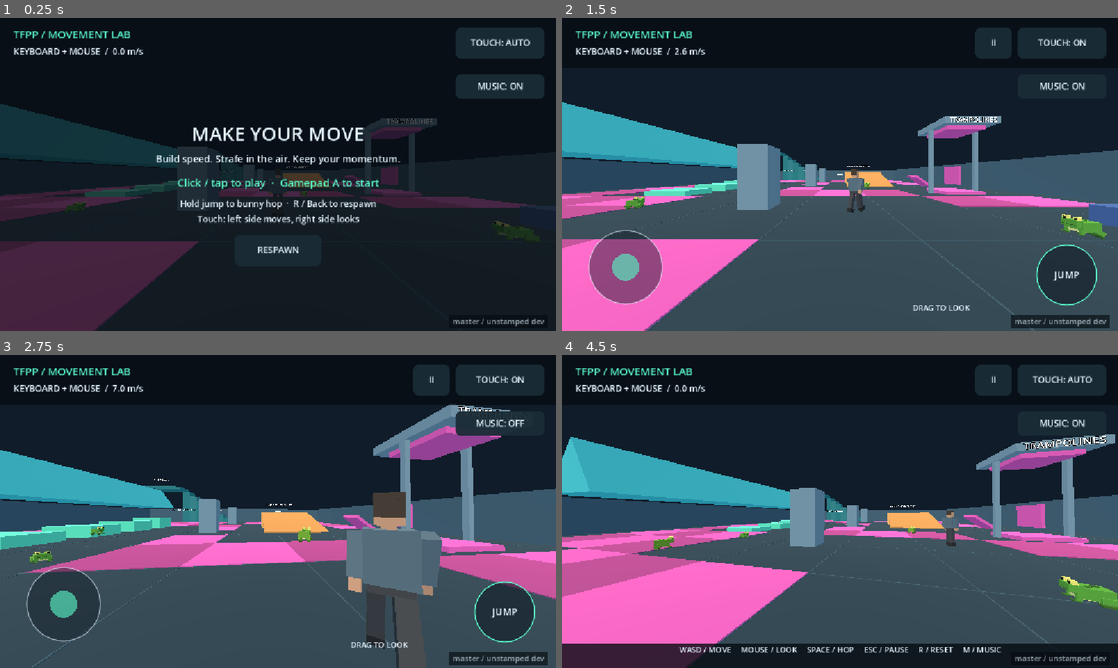
Above: before the commit, frames 1-4 (two rows, left to right).
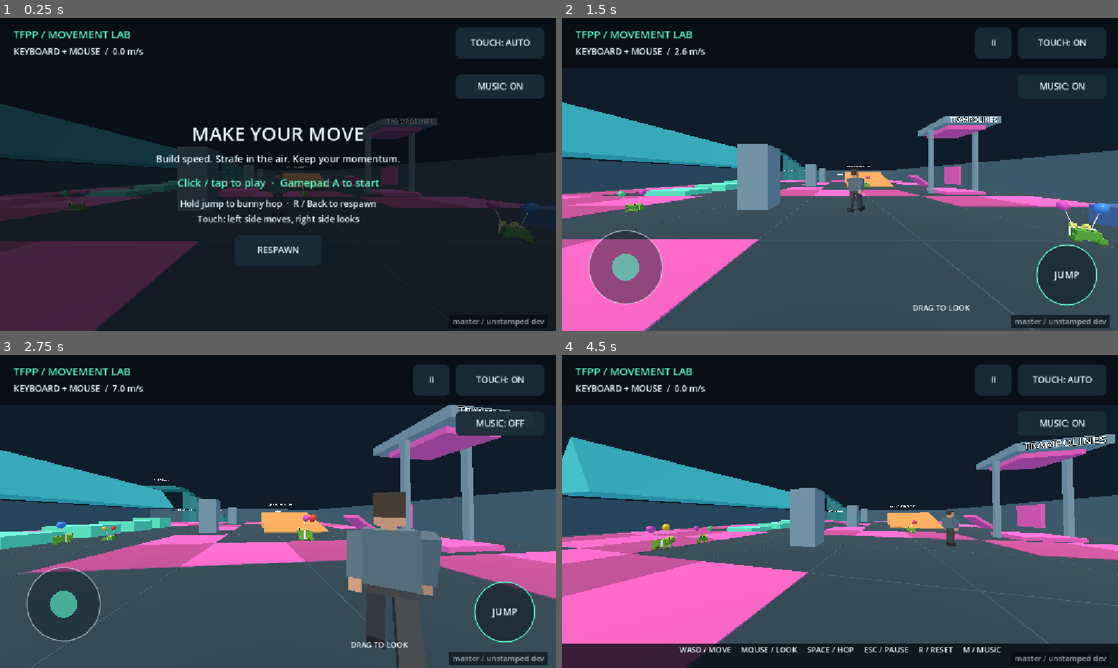
Above: after the commit, the same moments.

Repository: jefuhr/game
Game: Godot game, scene res://scenes/main.tscn
Same seed, same stepped clock (60 frames per second), same inputs: the game is played once before the commit and once after it.
Inputs (mouse positions are in pixels of both pictures, inside the frame that each line leads up to):
- Up to frame 1 (0.25 s): no input
- Up to frame 2 (1.5 s): tap Enter at 0.5 s; move the mouse to (962, 158) at 0.52 s; hold D (move_right) 0.53-1.28 s; tap T at 0.6 s; click (962, 158) at 0.67 s; tap Space (jump) at 0.77 s; move the mouse to (812, 174) at 1.27 s; hold W (move_forward) from 1.28 s (still down); tap R at 1.35 s
- Up to frame 3 (2.75 s): keep holding W (move_forward); tap Space (jump) at 1.52 s; move the mouse to (289, 505) at 2.02 s; tap M at 2.1 s
- Up to frame 4 (4.5 s): keep holding W (move_forward); move the mouse to (834, 517) at 2.77 s; tap T at 2.85 s; click (834, 517) at 2.92 s; tap Space (jump) at 3.02, 3.77 s; move the mouse to (878, 514) at 3.52 s; tap R at 3.6 s; move the mouse to (795, 508) at 4.27 s; tap M at 4.35 s

The runs differ from the first frame. In frame 1, 0.2% of the frame differs, in the area x 11-97%, y 53-71%; in frame 2, 0.8%; in frame 3, 0.5%; in frame 4, 0.9%, in the area x 15-100%, y 52-82%.

Commit message:
I gave every frog a necklace with two balloons. All 10 frogs get it automatically because the frog body is built in code in `scripts/frog.gd`. I haven't run the game, so none of th

Diff:
--- a/scripts/frog.gd
+++ b/scripts/frog.gd
@@ -23,6 +23,9 @@
 var _visual: Node3D
 var _body: Node3D
 var _back_legs: Array[Node3D] = []
+var _balloons: Array[Node3D] = []
+var _balloon_phases: Array[float] = []
+var _time := 0.0
 
 
 func _ready() -> void:
@@ -116,6 +119,16 @@
 	var kick := 0.9 if _hopping else 0.0
 	for leg in _back_legs:
 		leg.rotation.x = lerpf(leg.rotation.x, kick, delta * 14.0)
+	# Balloons bob on their strings and trail behind during a hop.
+	_time += delta
+	var trail := 0.45 if _hopping else 0.0
+	for i in _balloons.size():
+		var pivot := _balloons[i]
+		var side := signf(pivot.position.x)
+		var phase := _balloon_phases[i]
+		pivot.rotation.z = -side * 0.3 + sin(_time * 1.7 + phase) * 0.08
+		var sway := sin(_time * 1.3 + phase * 2.0) * 0.06
+		pivot.rotation.x = lerpf(pivot.rotation.x, trail + sway, delta * 4.0)
 
 
 func _build_frog() -> void:
@@ -147,15 +160,54 @@
 		_part(leg, Vector3(0, -0.03, 0.03), Vector3(0.1, 0.1, 0.2), skin)
 		_part(leg, Vector3(0, -0.115, 0.03), Vector3(0.12, 0.03, 0.2), dark)
 		_back_legs.append(leg)
+	_build_necklace()
+
+
+## A beaded collar around the neck with two balloons tied to it on strings.
+func _build_necklace() -> void:
+	var cord := Color("f4efe6")
+	var bead := Color("e6b93c")
+	# Collar band wrapping the neck between head and body.
+	_part(_body, Vector3(0, 0.285, -0.08), Vector3(0.37, 0.025, 0.04), cord)
+	_part(_body, Vector3(0, 0.065, -0.08), Vector3(0.37, 0.025, 0.04), cord)
+	for side in [-1.0, 1.0]:
+		_part(_body, Vector3(side * 0.18, 0.175, -0.08), Vector3(0.025, 0.22, 0.04), cord)
+	for x in [-0.1, 0.0, 0.1]:
+		_part(_body, Vector3(x, 0.3, -0.08), Vector3(0.04, 0.04, 0.05), bead)
+	var palette := [Color("e8413c"), Color("3c8de8"), Color("f2c230"), Color("d94fc4"), Color("4fd98a")]
+	for side in [-1.0, 1.0]:
+		var pivot := Node3D.new()
+		pivot.position = Vector3(side * 0.13, 0.29, -0.08)
+		pivot.rotation.z = -side * 0.3
+		_visual.add_child(pivot)
+		_part(pivot, Vector3(0, 0.2, 0), Vector3(0.012, 0.4, 0.012), cord)
+		var color: Color = palette[_random.randi_range(0, palette.size() - 1)]
+		_part(pivot, Vector3(0, 0.41, 0), Vector3(0.035, 0.03, 0.035), color.darkened(0.2))
+		_sphere(pivot, Vector3(0, 0.54, 0), 0.11, 0.26, color)
+		_balloons.append(pivot)
+		_balloon_phases.append(_random.randf_range(0.0, TAU))
 
 
 func _part(parent: Node3D, center: Vector3, dimensions: Vector3, color: Color) -> void:
-	var instance := MeshInstance3D.new()
 	var mesh := BoxMesh.new()
 	mesh.size = dimensions
+	_add_mesh(parent, mesh, center, color)
+
+
+func _sphere(parent: Node3D, center: Vector3, radius: float, height: float, color: Color) -> void:
+	var mesh := SphereMesh.new()
+	mesh.radius = radius
+	mesh.height = height
+	mesh.radial_segments = 12
+	mesh.rings = 6
+	_add_mesh(parent, mesh, center, color, 0.4)
+
+
+func _add_mesh(parent: Node3D, mesh: PrimitiveMesh, center: Vector3, color: Color, roughness := 1.0) -> void:
+	var instance := MeshInstance3D.new()
 	var material := StandardMaterial3D.new()
 	material.albedo_color = color
-	material.roughness = 1.0
+	material.roughness = roughness
 	mesh.material = material
 	instance.mesh = mesh
 	instance.position = center
